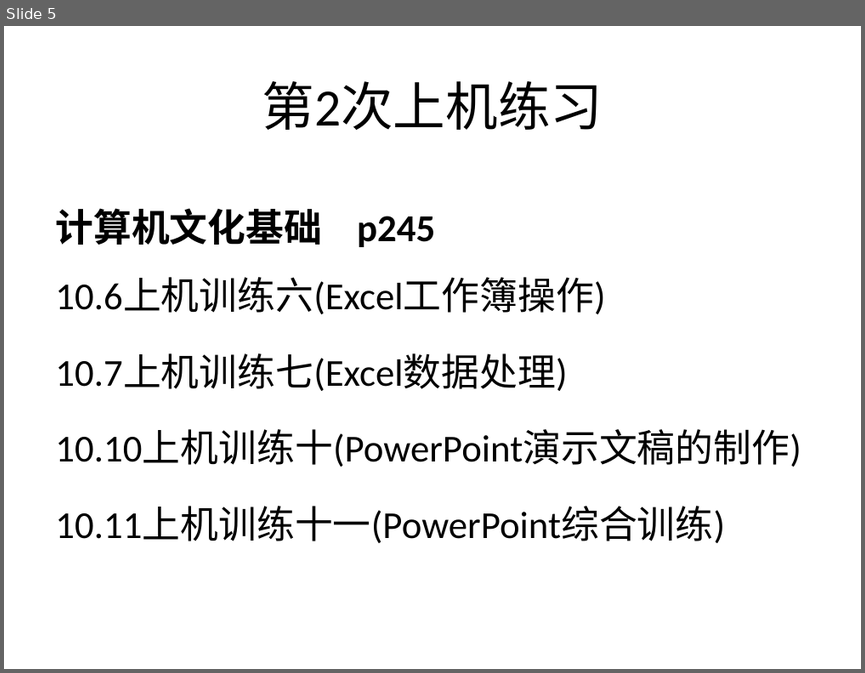
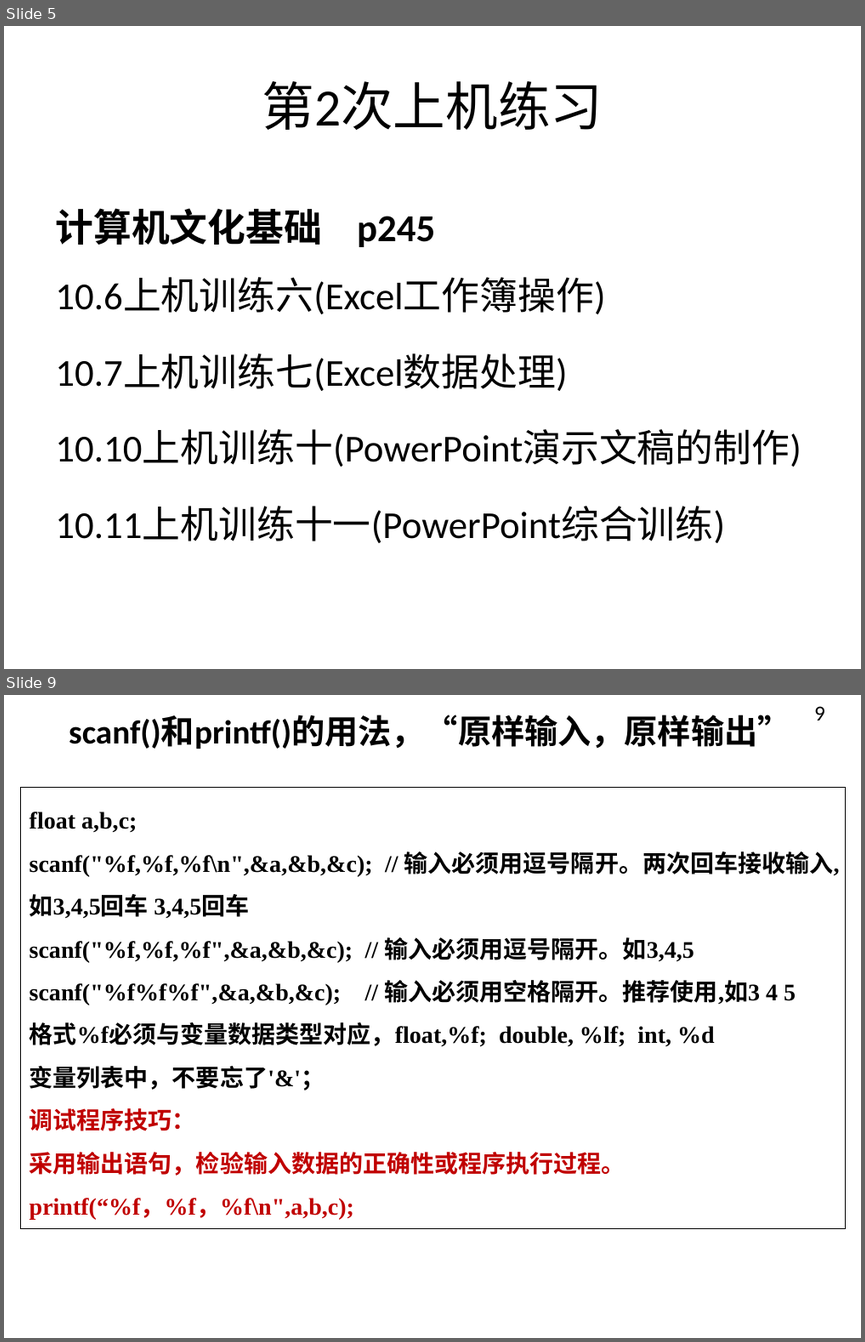
Before and after one commit to jtrfid/C-Repositories, a slide deck: 2016/上机安排.pptx. Shown one above the other, each under a label of ours: slide 5 before the commit, slides 5 and 9 after it; the slides between them are not shown. The pictures are 865x673 and 865x1342 pixels, drawn with LibreOffice and Linux fonts; fonts in the diff are those of the drawing. Boxes give left, top, right and bottom in pixels: in the first picture for what was removed or moved away, otherwise in the second. Text is boxed around its words. In the diff, an @@ line names an element or a change of style, - is before the commit and + after.

```diff
--- a/2016/上机安排.pptx
+++ b/2016/上机安排.pptx
@@ slide 9 added at box(4, 695, 861, 1338), background #FFFFFF @@
@@ title added at box(69, 715, 790, 749), 28 pt, text #000000, bold @@
+scanf()和printf()的用法，“原样输入，原样输出”
@@ page number added at box(814, 706, 825, 721), 18 pt, text #000000 @@
+9
@@ rectangle added at box(21, 787, 846, 1228), outline #000000 0.75 pt, 20 pt, text #000000, bold @@
+float a,b,c;
+scanf("%f,%f,%f\n",&a,&b,&c); // 输入必须用逗号隔开。两次回车接收输入,如3,4,5回车 3,4,5回车
+scanf("%f,%f,%f",&a,&b,&c); // 输入必须用逗号隔开。如3,4,5
+scanf("%f%f%f",&a,&b,&c); // 输入必须用空格隔开。推荐使用,如3 4 5
+格式%f必须与变量数据类型对应，float,%f; double, %lf; int, %d
+变量列表中，不要忘了'&'；
+调试程序技巧：
+采用输出语句，检验输入数据的正确性或程序执行过程。
+printf(“%f，%f，%f\n",a,b,c);
```
Also in this commit, not shown: 1 slide changed, 4 other slides added.
